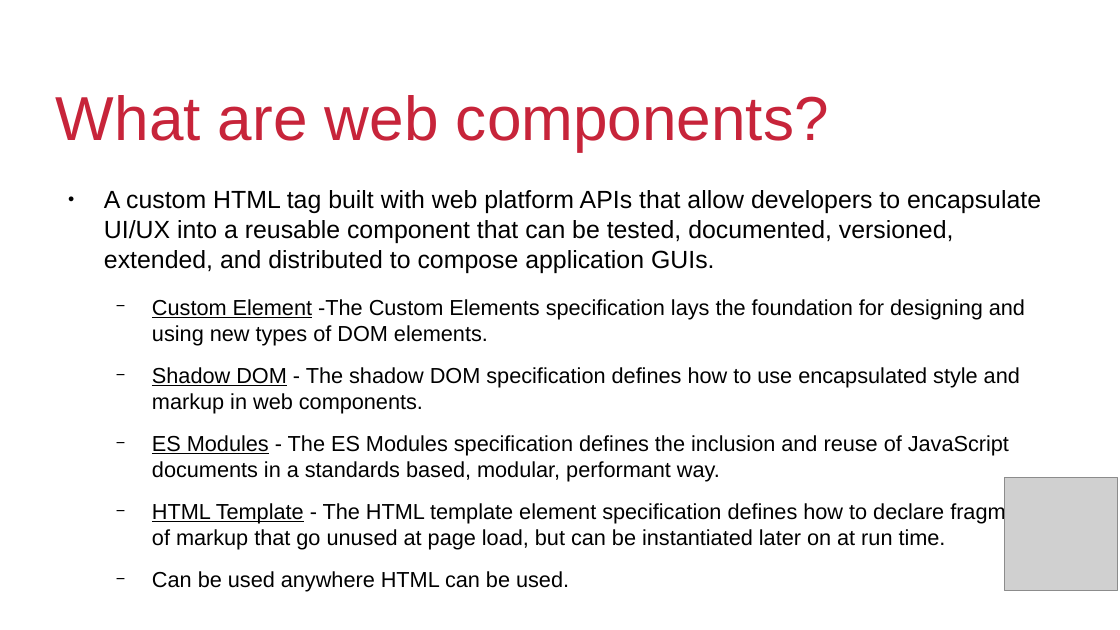
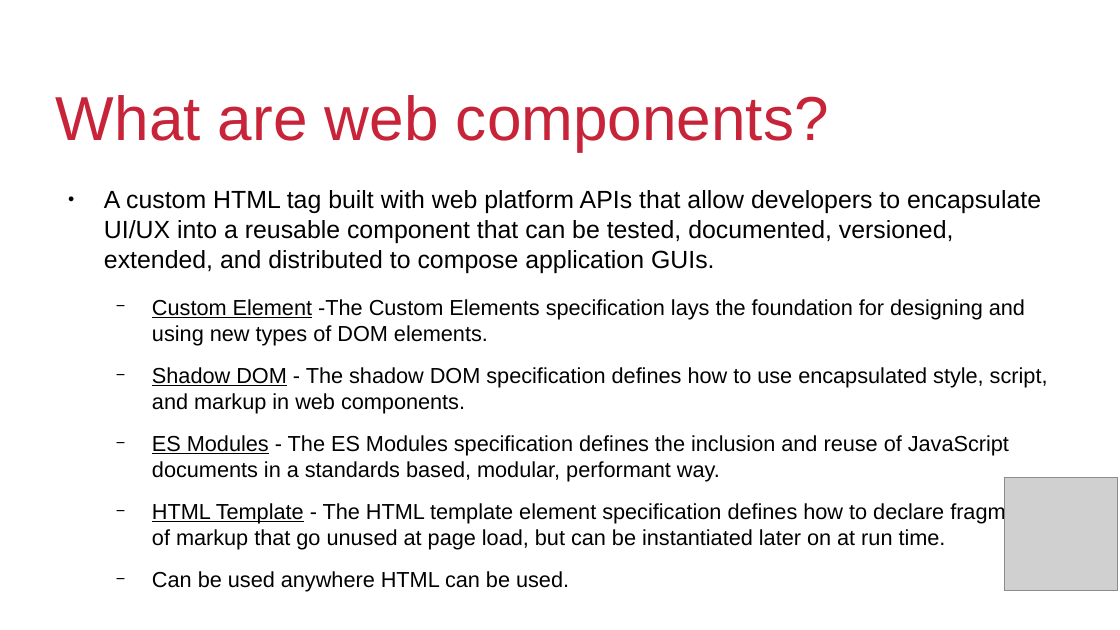
Before and after one commit to QuiWorks/wc-presentation, a slide deck: slide 3 of wc-pp-presentation.odp. Drawn at 1120x630 pixels with LibreOffice and Linux fonts; fonts in the diff are those of the drawing; grey boxes stand for pictures; background and template pictures are left out. Boxes give left, top, right and bottom in pixels: in the first picture for what was removed or moved away, otherwise in the second. Text is boxed around its words. In the diff, an @@ line names an element or a change of style, - is before the commit and + after.

```diff
--- a/wc-pp-presentation.odp
+++ b/wc-pp-presentation.odp
@@ text at <box>152,367,1048,414</box>: text changed @@
-  − Shadow DOM - The shadow DOM specification defines how to use encapsulated style and markup in web components.
+  − Shadow DOM - The shadow DOM specification defines how to use encapsulated style, script, and markup in web components.
```
Also in this commit, not shown: 4 other slides changed.
